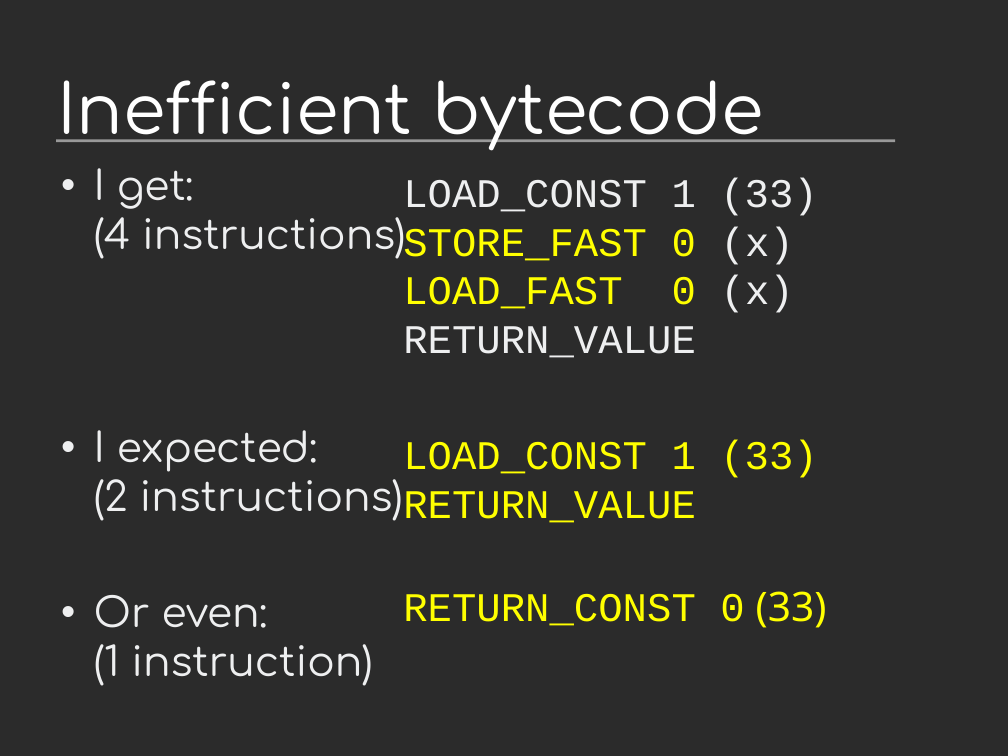
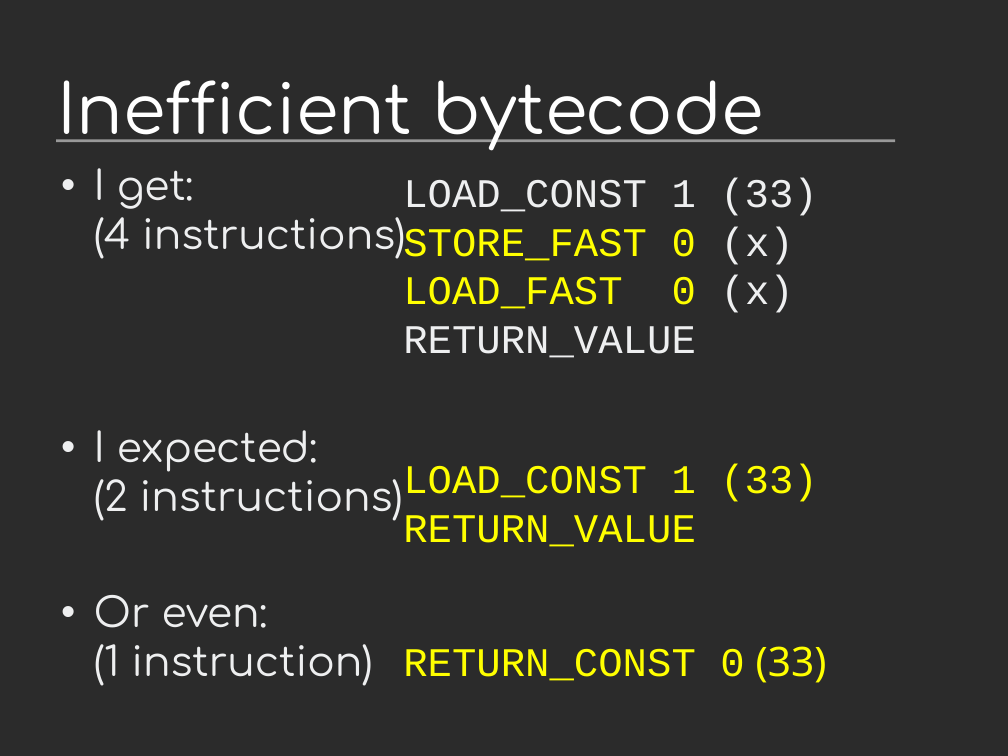
Before and after one commit to vstinner/talks, a slide deck: slide 6 of 2013-FOSDEM/faster_cpython.odp. Drawn at 1008x756 pixels with LibreOffice and Linux fonts; fonts in the diff are those of the drawing; background and template pictures are left out; a plain dark background stands for a picture behind light text. Boxes give left, top, right and bottom in pixels: in the first picture for what was removed or moved away, otherwise in the second. Text is boxed around its words. In the diff, an @@ line names an element or a change of style, - is before the commit and + after.

```diff
--- a/2013-FOSDEM/faster_cpython.odp
+++ b/2013-FOSDEM/faster_cpython.odp
@@ text "LOAD_CONST 1 (33) STORE_FAST 0 ..." rewrapped from box(403, 177, 827, 628) to box(403, 177, 827, 683) @@
```
Also in this commit, not shown: 1 other file.
